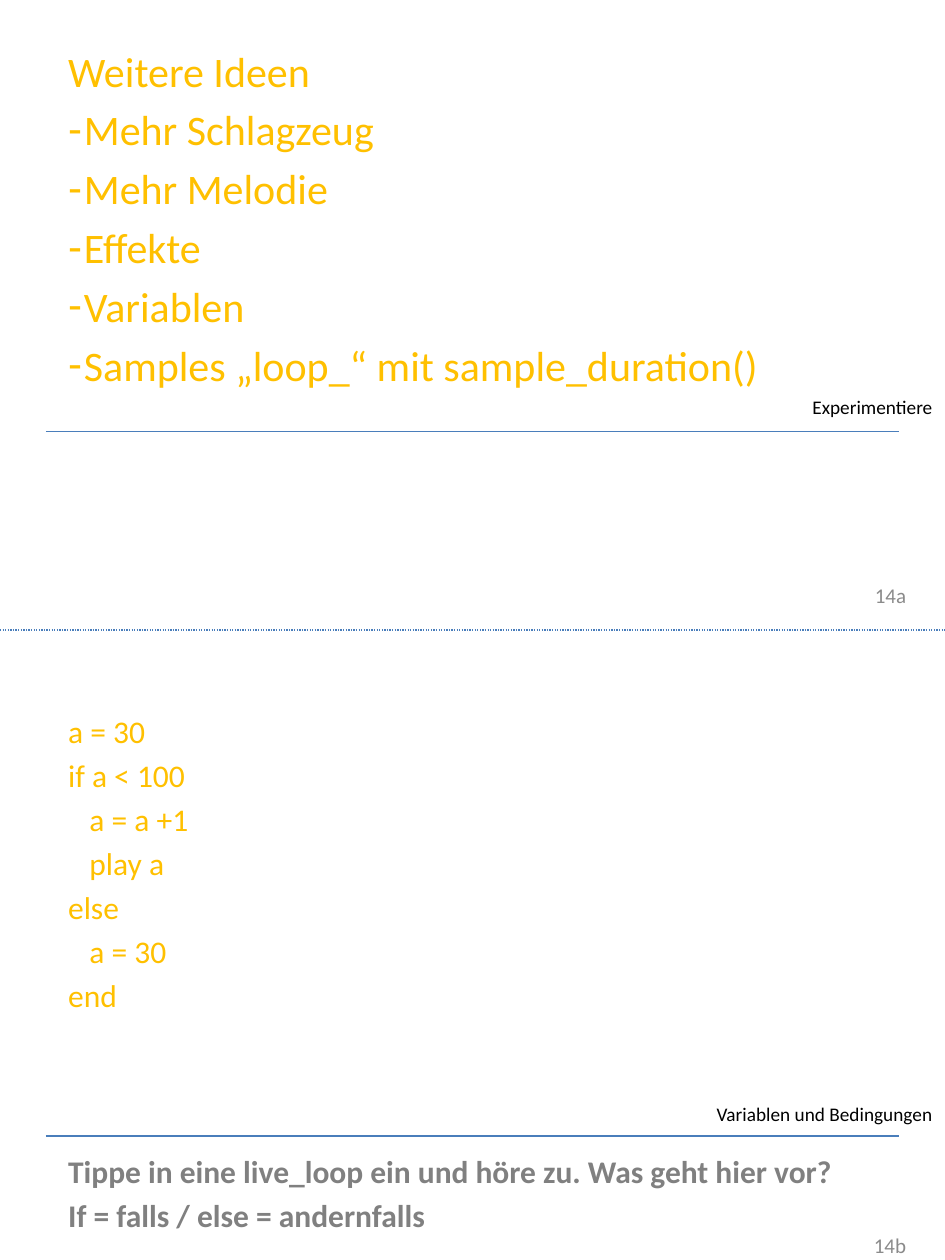
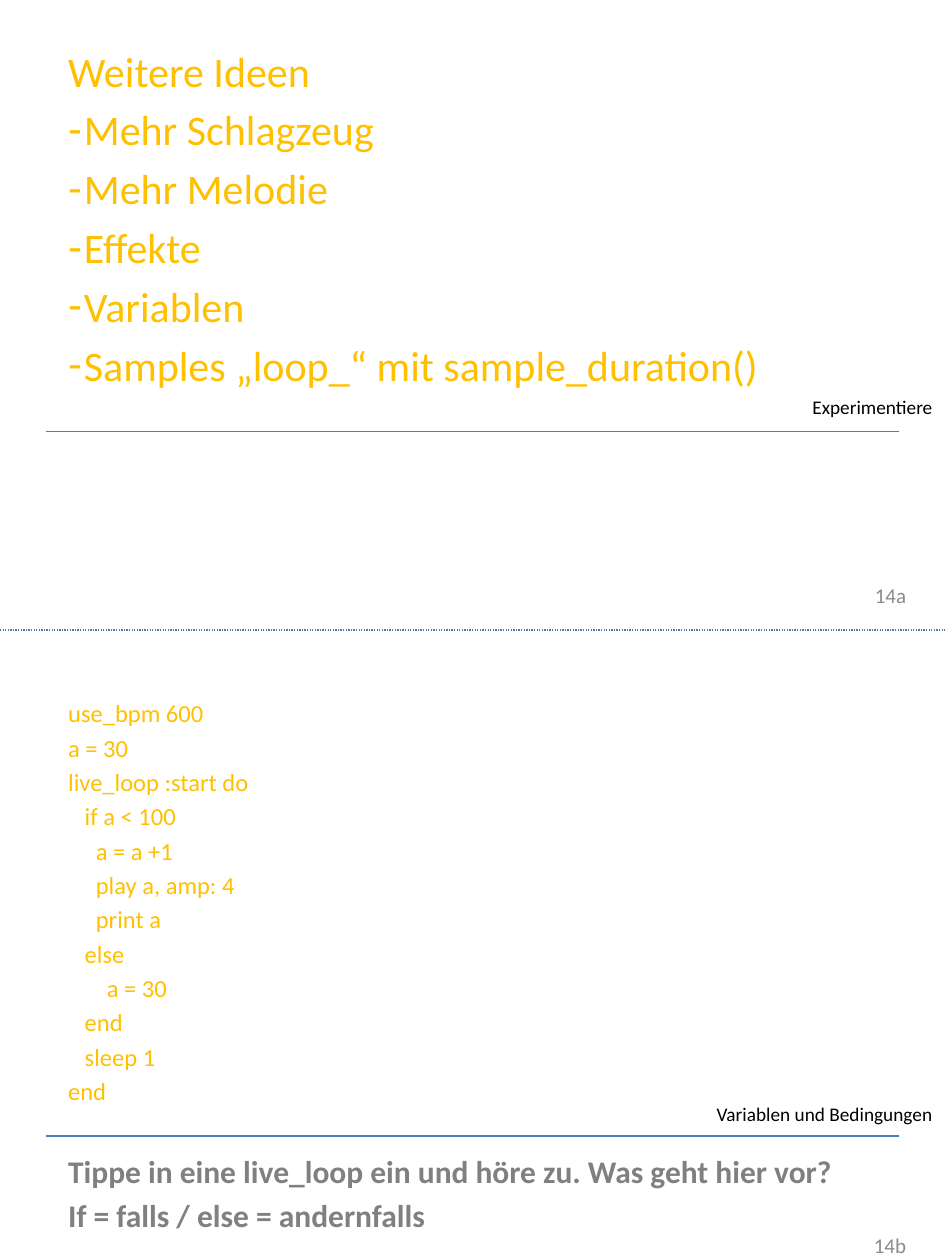
Before and after one commit to Devoxx4KidsDE/SonicPI, a slide deck: slide 14 of presentation/de/Sonic PI Workshop_de.pptx. Drawn at 945x1260 pixels with LibreOffice and Linux fonts; fonts in the diff are those of the drawing; background and template pictures are left out. Boxes give left, top, right and bottom in pixels: in the first picture for what was removed or moved away, otherwise in the second. Text is boxed around its words. In the diff, an @@ line names an element or a change of style, - is before the commit and + after.

```diff
--- a/presentation/de/Sonic PI Workshop_de.pptx
+++ b/presentation/de/Sonic PI Workshop_de.pptx
@@ text "use_bpm 600": place and size @@
-text "use_bpm 600" at <box>68,722,189,1008</box>
+text "use_bpm 600" at <box>68,705,248,1100</box>
@@ text at <box>68,705,203,726</box>: paragraph added @@
+use_bpm 600
@@ text at <box>68,741,175,1031</box>: size 18 to 14 pt in "a = 30", "if a < 100", "a = a +1", "else" and 2 more places @@
@@ text at <box>68,774,248,795</box>: paragraph added @@
+live_loop :start do
@@ text at <box>96,877,234,932</box>: text changed; size 18 to 14 pt @@
-play a
+play a, amp: 4
+print a
@@ text at <box>68,1049,155,1100</box>: paragraphs added @@
+sleep 1
+end
```
Also in this commit, not shown: 2 other slides changed, 15 other files.
